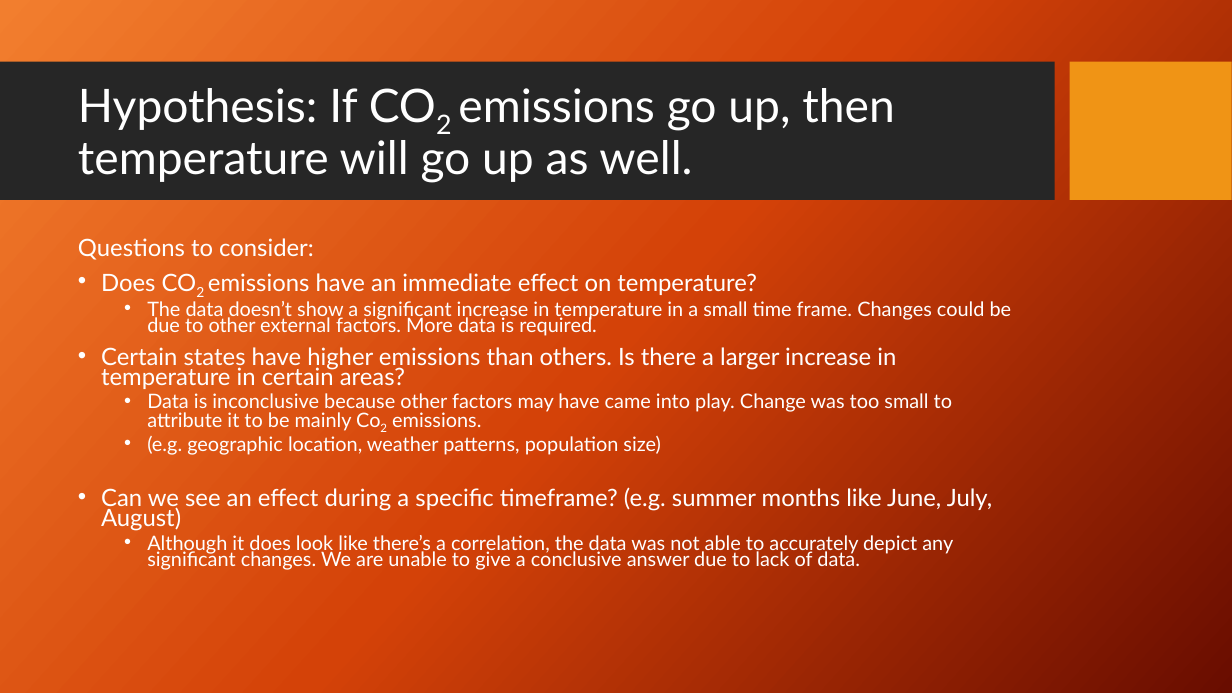
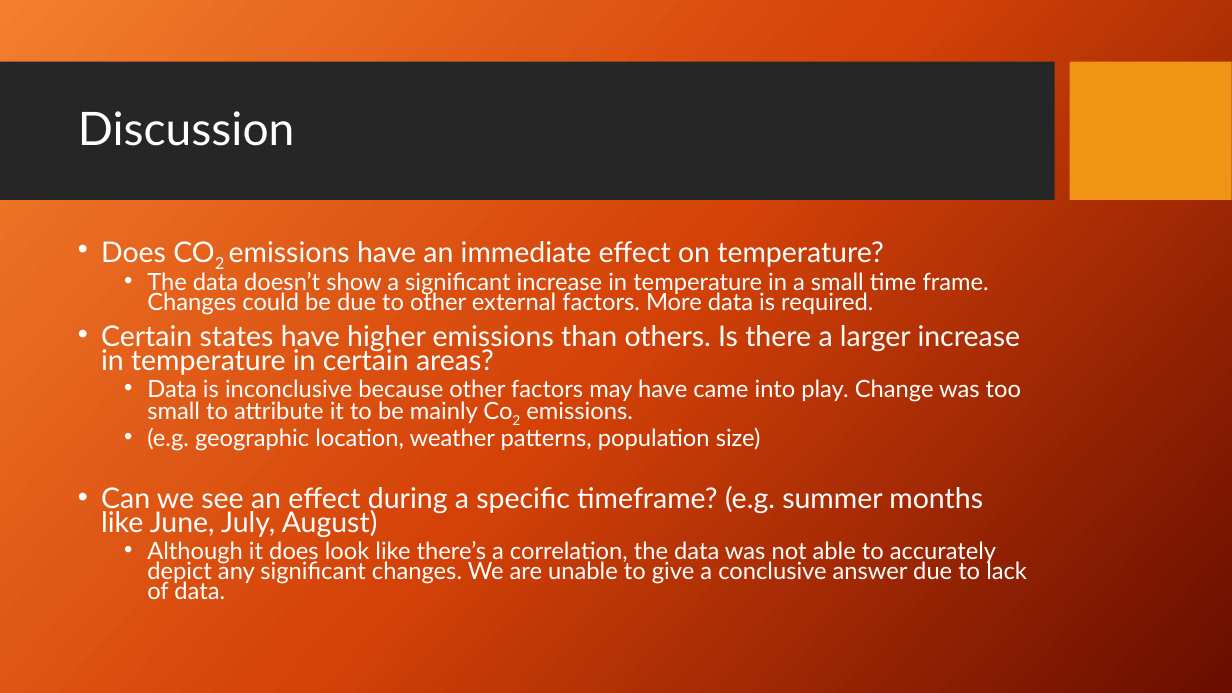
Before and after one commit to KennytheSun/Global_Warming_Repo, a slide deck: slide 11 of CO2emissionsVsTempPP.pptx (slide 2 before the commit). Drawn at 1232x693 pixels with LibreOffice and Linux fonts; fonts in the diff are those of the drawing; background and template pictures are left out. Boxes give left, top, right and bottom in pixels: in the first picture for what was removed or moved away, otherwise in the second. Text is boxed around its words. In the diff, an @@ line names an element or a change of style, - is before the commit and + after.

```diff
--- a/CO2emissionsVsTempPP.pptx
+++ b/CO2emissionsVsTempPP.pptx
@@ title at <box>78,111,294,146</box>: text changed @@
-Hypothesis: If CO2 emissions go up, then temperature will go up as well.
+Discussion
@@ text "Does CO2 emissions have an ..." at <box>101,241,1027,599</box>: size 18.6 to 22.2 pt in "Does CO2 emissions have an immediate effect ...", "Certain states have higher emissions than others. ...", "Can we see an effect during a ..."; size 15.5 to 18.5 pt in "The data doesn’t show a significant increase ...", "Data is inconclusive because other factors may ...", "(e.g. geographic location, weather patterns, population size ...", "Although it does look like there’s a ..." @@
@@ text at <box>78,238,314,260</box>: paragraph removed @@
-Questions to consider:
```
Also in this commit, not shown: 6 other slides changed, 1 slide added, 2 slides removed.
